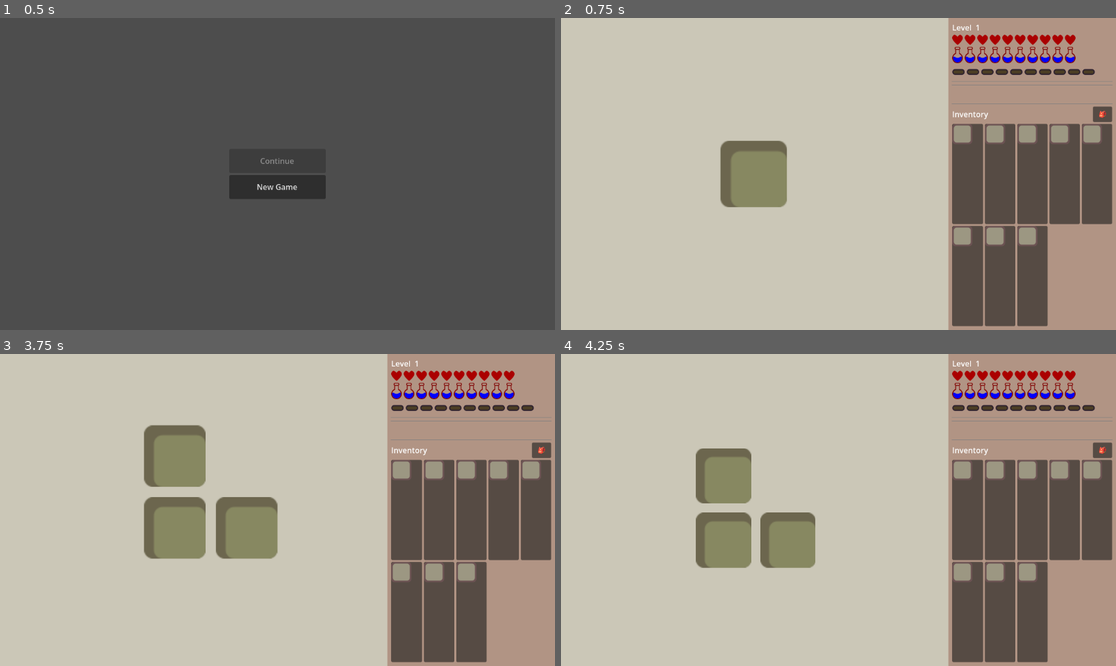
Above: before the commit, frames 1-4 (two rows, left to right).
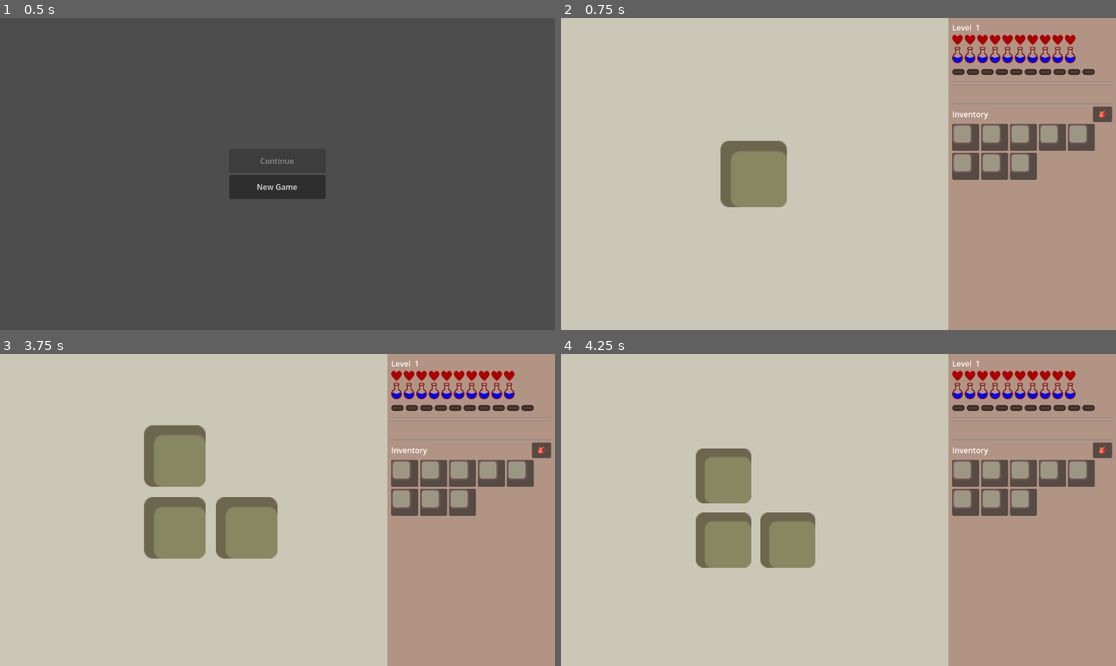
Above: after the commit, the same moments.

Repository: jiexdrop/run-reset
Game: Godot game, scene res://scenes/init.tscn
Same seed, same stepped clock (60 frames per second), same inputs: the game is played once before the commit and once after it.
Inputs (mouse positions are in pixels of both pictures, inside the frame that each line leads up to):
- Up to frame 1 (0.5 s): no input
- Up to frame 2 (0.75 s): click "New Game" at 0.5 s
- Up to frame 3 (3.75 s): click "🎒" at 1.25 s; click "🎒" at 2 s; click "🎒" at 2.75 s; tap Enter at 3.5 s; drag from (194, 510) to (333, 441) at 3.52 s
- Up to frame 4 (4.25 s): no input

Frame 1 is identical in both runs. In frame 2, 12% of the frame differs, in the area x 70-100%, y 33-99%; in frame 3, 12%; in frame 4, 12%.

Commit message:
inventory works

Diff:
--- a/scenes/inventory_ui.gd
+++ b/scenes/inventory_ui.gd
@@ -51,9 +51,9 @@
 		var slot: ItemSlot = ItemSlotScene.instantiate()
 		slot_grid.add_child(slot)
 		slot.setup("hotbar", i, false)
-		# Expand to fill grid cell.
-		slot.size_flags_horizontal = Control.SIZE_EXPAND_FILL
-		slot.size_flags_vertical   = Control.SIZE_EXPAND_FILL
+		# Do NOT expand the slot — it must stay at its natural square size.
+		slot.size_flags_horizontal = Control.SIZE_SHRINK_BEGIN
+		slot.size_flags_vertical   = Control.SIZE_SHRINK_BEGIN
 		slot.slot_clicked.connect(_on_slot_clicked)
 		_slots.append(slot)
 
--- a/scenes/inventory_ui.tscn
+++ b/scenes/inventory_ui.tscn
@@ -45,7 +45,7 @@
 [node name="SlotGrid" type="GridContainer" parent="VBox/ScrollContainer" unique_id=400000003]
 layout_mode = 2
 size_flags_horizontal = 3
-size_flags_vertical = 3
+size_flags_vertical = 0
 theme_override_constants/h_separation = 4
 theme_override_constants/v_separation = 4
 columns = 5
--- a/scenes/item_slot.tscn
+++ b/scenes/item_slot.tscn
@@ -5,6 +5,8 @@
 
 [node name="ItemSlot" type="PanelContainer" unique_id=300000001]
 custom_minimum_size = Vector2(56, 56)
+size_flags_horizontal = 0
+size_flags_vertical = 0
 script = ExtResource("1_islot")
 
 [node name="BgRect" type="TextureRect" parent="." unique_id=300000002]
